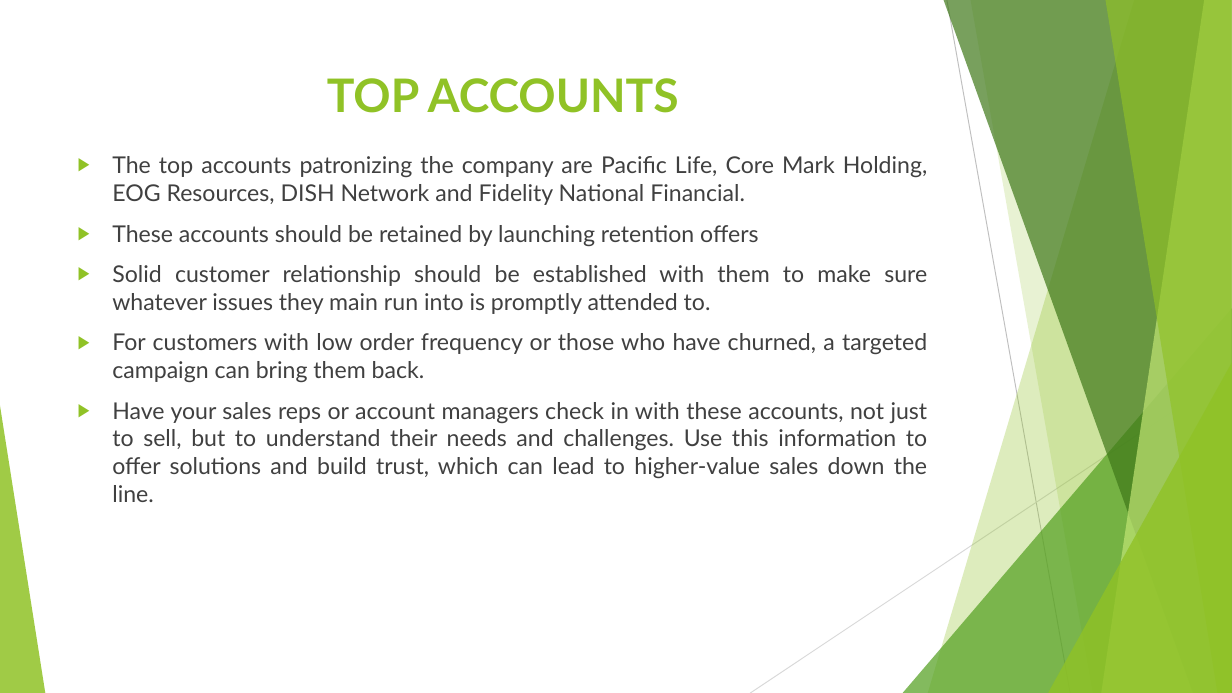
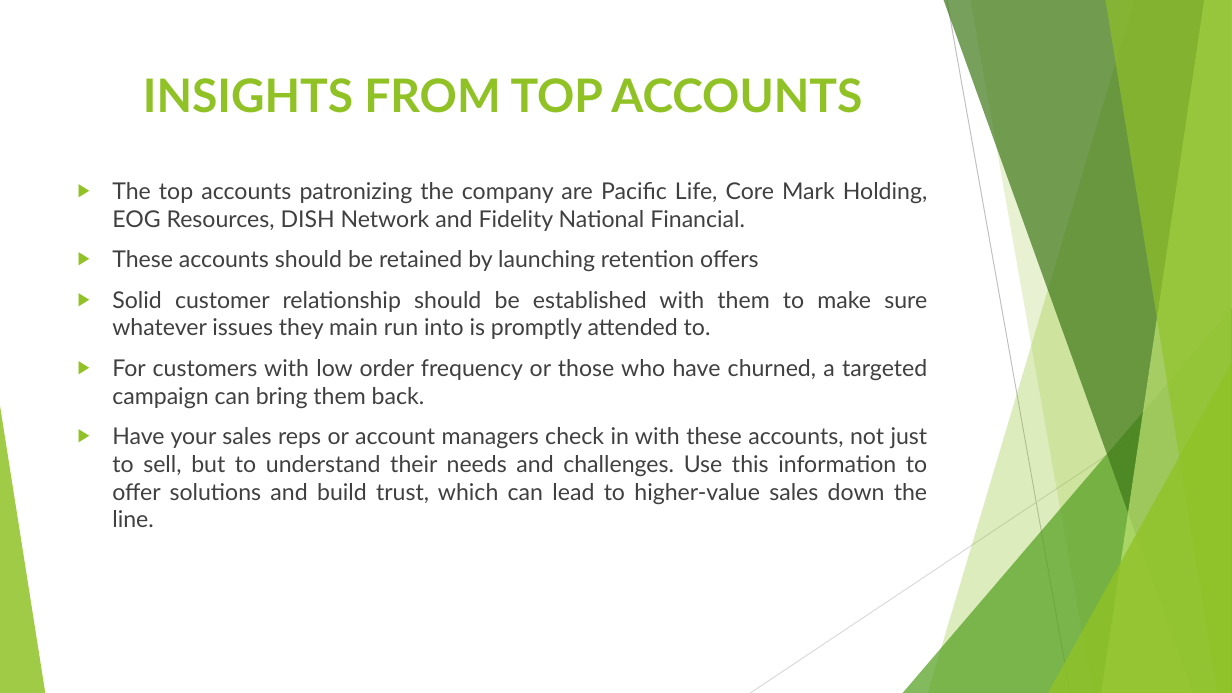
Before and after one commit to Tajman80/CDECircle2Group, a slide deck: slide 3 of Circle2_Linux_Git_Group_Assignment.pptx (slide 2 before the commit). Drawn at 1232x693 pixels with LibreOffice and Linux fonts; fonts in the diff are those of the drawing. Boxes give left, top, right and bottom in pixels: in the first picture for what was removed or moved away, otherwise in the second. Text is boxed around its words. In the diff, an @@ line names an element or a change of style, - is before the commit and + after.

```diff
--- a/Circle2_Linux_Git_Group_Assignment.pptx
+++ b/Circle2_Linux_Git_Group_Assignment.pptx
@@ title at (x1=143, y1=78, x2=862, y2=113): text changed @@
-TOP ACCOUNTS
+INSIGHTS FROM TOP ACCOUNTS
@@ text "The top accounts patronizing the ..." moved from (x1=112, y1=156, x2=928, y2=502) to (x1=112, y1=182, x2=928, y2=527) @@
```
Also in this commit, not shown: 3 other slides changed, 4 slides added, 1 other file.
